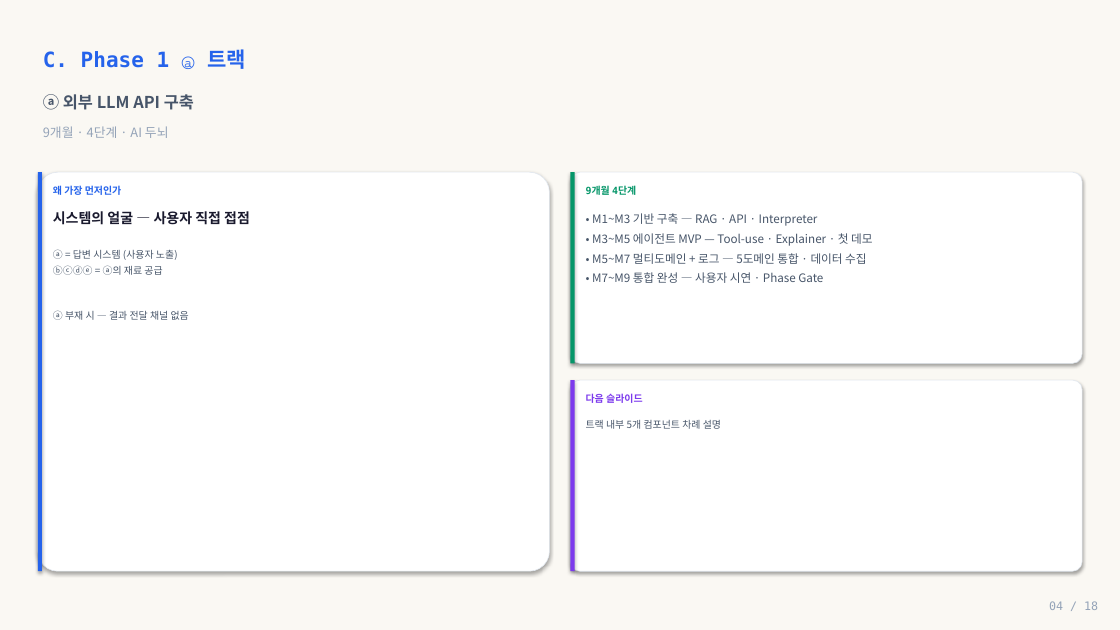
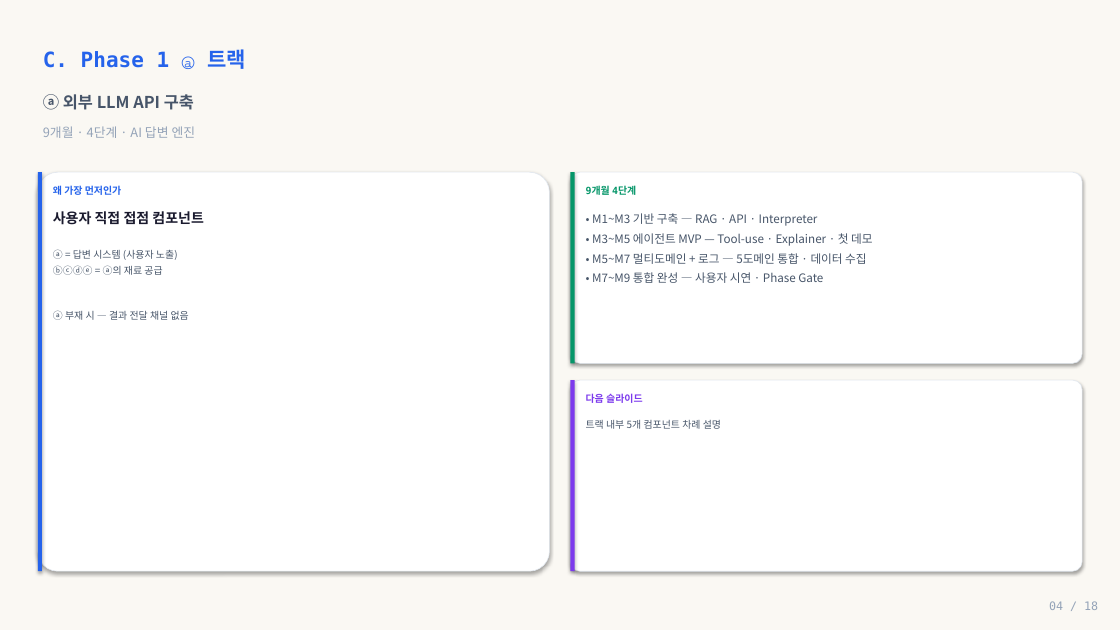
Before and after one commit to kimjy2576/layout-demo, a slide deck: slide 4 of public/HPWD-GPT.pptx. Drawn at 1120x630 pixels with LibreOffice and Linux fonts; fonts in the diff are those of the drawing. Boxes give left, top, right and bottom in pixels: in the first picture for what was removed or moved away, otherwise in the second. Text is boxed around its words. In the diff, an @@ line names an element or a change of style, - is before the commit and + after.

```diff
--- a/public/HPWD-GPT.pptx
+++ b/public/HPWD-GPT.pptx
@@ text at [43,126,196,138]: text changed @@
-9개월 · 4단계 · AI 두뇌
+9개월 · 4단계 · AI 답변 엔진
@@ text at [53,211,203,225]: text changed @@
-시스템의 얼굴 — 사용자 직접 접점
+사용자 직접 접점 컴포넌트
```
Also in this commit, not shown: 9 other slides changed, 1 other file.
